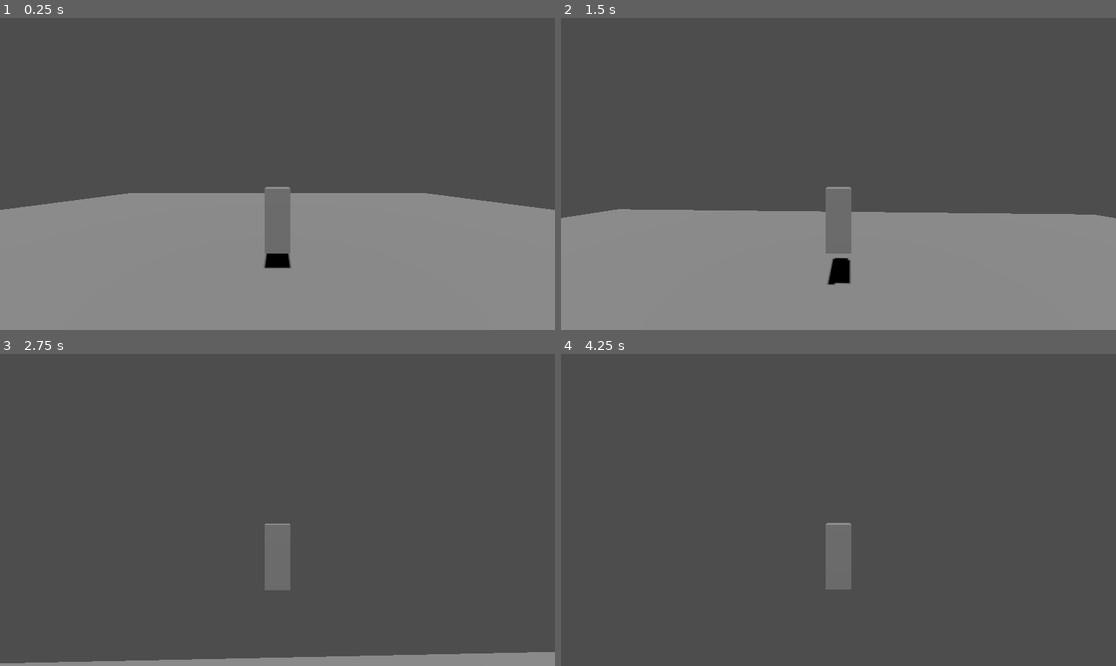
Above: before the commit, frames 1-4 (two rows, left to right).
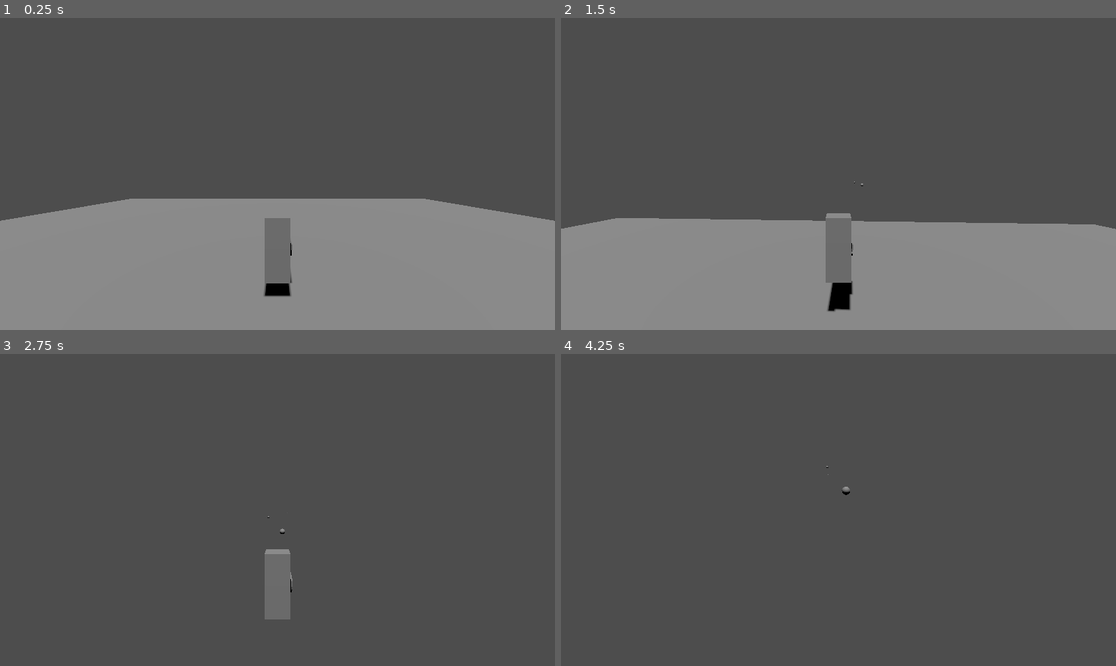
Above: after the commit, the same moments.

Repository: sarisman84/BrackeysGJ2024.2
Game: Godot game, scene res://Level/s_player_test.tscn
The game is run twice, just before and just after one commit, with the same random seed, the same clock (stepped at 60 frames per second) and the same inputs. The project has no main scene, so this scene is started directly.
Inputs (mouse positions are in pixels of both pictures, inside the frame that each line leads up to):
- Up to frame 1 (0.25 s): no input
- Up to frame 2 (1.5 s): move the mouse to (866, 174) at 0.52 s; press the mouse at (866, 174) at 0.53 s; hold W (move_forward) from 0.53 s (still down); tap Space (jump) at 0.77 s; move the mouse to (810, 174) at 1.27 s; release the mouse at (810, 174) at 1.28 s; click (810, 174) at 1.35 s
- Up to frame 3 (2.75 s): keep holding W (move_forward); tap Space (jump) at 1.52 s; move the mouse to (288, 503) at 2.02 s; press the mouse at (288, 503) at 2.03 s
- Up to frame 4 (4.25 s): keep holding W (move_forward); move the mouse to (832, 516) at 2.77 s; release the mouse at (832, 516) at 2.78 s; click (832, 516) at 2.85 s; tap Space (jump) at 3.02, 3.77 s; tap Enter at 3.5 s; move the mouse to (877, 513) at 3.52 s; press the mouse at (877, 513) at 3.53 s

The runs differ from the first frame. In frame 1, 3.2% of the frame differs, in the area x 0-100%, y 54-90%; in frame 2, 4.1%, in the area x 0-100%, y 52-95%; in frame 3, 3.6%; in frame 4, 1.0%.

Commit message:
Implemented Weapon Manager and Machine Gun. Tied Player Input to Weapon System.

Diff:
--- a/Player/Scripts/avatar_controller.gd
+++ b/Player/Scripts/avatar_controller.gd
@@ -12,6 +12,7 @@
 
 @onready var camera = %camera
 @onready var model = $model
+@onready var weapon_manager = %weapon_manager
 
 
 var m_gravity = ProjectSettings.get_setting("physics/3d/default_gravity")
@@ -54,7 +55,8 @@
 	var cam_dir = camera.global_basis.z
 	const ROTATION_SMOOTHING := 25
 	model.rotation.y = lerp(model.rotation.y, atan2(cam_dir.x, cam_dir.z), ROTATION_SMOOTHING * delta)
-	pass
+
+	weapon_manager.fire_input = Input.is_action_pressed("weapon_fire")
 
 func m_calculate_input_direction() -> Vector3:
 	var local_dir = Vector3(Input.get_axis("move_left", "move_right"), 0, Input.get_axis("move_forward", "move_backward"))
--- a/Player/Scripts/camera_controller.gd
+++ b/Player/Scripts/camera_controller.gd
@@ -3,6 +3,7 @@
 @export var mouse_sensitivity : float = 0.001
 
 @onready var pitch_pivot = $pitch_pivot
+@onready var weapon_manager = %weapon_manager
 
 var m_mouse_delta : Vector2
 
@@ -17,7 +18,9 @@
 	rotate_y(m_mouse_delta.x)
 	pitch_pivot.rotate_x(m_mouse_delta.y)
 	pitch_pivot.rotation.x = clamp(pitch_pivot.rotation.x, -0.5, 0.5)
-
+	if weapon_manager.selected_weapon != null:
+		weapon_manager.selected_weapon.rotate_x(m_mouse_delta.y)
+		weapon_manager.selected_weapon.rotation.x = clamp(pitch_pivot.rotation.x, -0.5, 0.5)
 	m_mouse_delta = Vector2.ZERO
 
 func _unhandled_input(event : InputEvent) -> void:
--- a/Player/p_player.tscn
+++ b/Player/p_player.tscn
@@ -1,7 +1,9 @@
-[gd_scene load_steps=5 format=3 uid="uid://clmojr6n6jc32"]
+[gd_scene load_steps=7 format=3 uid="uid://clmojr6n6jc32"]
 
 [ext_resource type="Script" path="res://Player/Scripts/avatar_controller.gd" id="1_f0er1"]
 [ext_resource type="Script" path="res://Player/Scripts/camera_controller.gd" id="2_4jt2a"]
+[ext_resource type="PackedScene" uid="uid://6klxf7f7gsbv" path="res://Weapons/p_weapon_manager.tscn" id="3_h2gkg"]
+[ext_resource type="PackedScene" uid="uid://bo5hm4bfndpx7" path="res://Weapons/p_machine_gun.tscn" id="4_stvfv"]
 
 [sub_resource type="CapsuleShape3D" id="CapsuleShape3D_55xom"]
 
@@ -15,7 +17,7 @@
 shape = SubResource("CapsuleShape3D_55xom")
 
 [node name="camera_anchor" type="Node3D" parent="."]
-transform = Transform3D(1, 0, 0, 0, 1, 0, 0, 0, 1, 0, 1.09411, 0)
+transform = Transform3D(1, 0, 0, 0, 1, 0, 0, 0, 1, 0, 1.77218, 0)
 script = ExtResource("2_4jt2a")
 
 [node name="pitch_pivot" type="SpringArm3D" parent="camera_anchor"]
@@ -28,6 +30,12 @@
 [node name="model" type="CSGBox3D" parent="."]
 size = Vector3(0.6, 1.5, 0.6)
 
-[node name="CSGBox3D" type="CSGBox3D" parent="model"]
+[node name="eyes" type="CSGBox3D" parent="model"]
 transform = Transform3D(1, 0, 0, 0, 1, 0, 0, 0, 1, 0, 0.519177, -0.124023)
 size = Vector3(0.540039, 0.147461, 0.751953)
+
+[node name="weapon_manager" parent="model" instance=ExtResource("3_h2gkg")]
+unique_name_in_owner = true
+transform = Transform3D(1, 0, 0, 0, 1, 0, 0, 0, 1, 0.345628, 0, -0.292966)
+
+[node name="machine_gun" parent="model/weapon_manager" instance=ExtResource("4_stvfv")]
--- /dev/null
+++ b/Weapons/Bullets/Scripts/default_bullet.gd
@@ -0,0 +1,22 @@
+extends Node3D
+
+var m_direction : Vector3
+@export var lifetime : float
+
+var m_internal_clock : float = 3.0
+
+func _ready() -> void:
+	m_internal_clock = lifetime
+
+func init() -> void:
+	m_direction = global_basis.z
+
+func _process(_delta : float) -> void:
+	m_internal_clock -= _delta
+	if m_internal_clock <= 0:
+		queue_free()
+		return
+	position += m_direction
+
+func _on_hurtbox_body_entered(body : Variant) -> void:
+	queue_free()
--- /dev/null
+++ b/Weapons/Bullets/p_default_bullet.tscn
@@ -0,0 +1,19 @@
+[gd_scene load_steps=3 format=3 uid="uid://cbkeumql2bbb0"]
+
+[ext_resource type="Script" path="res://Weapons/Bullets/Scripts/default_bullet.gd" id="1_wc2mv"]
+
+[sub_resource type="SphereShape3D" id="SphereShape3D_g3eww"]
+
+[node name="default_bullet" type="Node3D"]
+script = ExtResource("1_wc2mv")
+lifetime = 3.0
+
+[node name="hurtbox" type="Area3D" parent="."]
+
+[node name="shape" type="CollisionShape3D" parent="hurtbox"]
+shape = SubResource("SphereShape3D_g3eww")
+
+[node name="model" type="CSGSphere3D" parent="."]
+radius = 0.195504
+
+[connection signal="body_entered" from="hurtbox" to="." method="_on_hurtbox_body_entered"]
--- /dev/null
+++ b/Weapons/Scripts/base_weapon.gd
@@ -0,0 +1,10 @@
+extends Node3D
+class_name BaseWeapon
+
+@export var fire_rate : float = 0.5
+@export var clip_size : int = 10
+@export var barrel_node : Node3D
+
+# Virtual function
+func fire() -> void:
+	pass
--- /dev/null
+++ b/Weapons/Scripts/machine_gun.gd
@@ -0,0 +1,13 @@
+extends BaseWeapon
+
+@export var damage : float = 1.0
+@export var bullet_instance : PackedScene
+
+func fire() -> void:
+	assert(bullet_instance)
+	var ins = bullet_instance.instantiate() as Node3D
+	get_tree().root.add_child(ins)
+	ins.global_position = barrel_node.global_position
+	ins.look_at(ins.transform.origin + barrel_node.global_basis.z, Vector3.UP)
+	ins.init()
+	pass
--- /dev/null
+++ b/Weapons/Scripts/weapon_manager.gd
@@ -0,0 +1,36 @@
+extends Node3D
+
+var m_weapon_inventory : Array[BaseWeapon]
+
+var m_internal_clock : float
+
+var selected_weapon : BaseWeapon :
+	get():
+		if m_weapon_inventory.is_empty():
+			return null
+		return m_weapon_inventory[selected_weapon_index]
+
+var fire_input : bool
+var selected_weapon_index : int :
+	set(value):
+		m_weapon_inventory[selected_weapon_index].visible = false
+		selected_weapon_index = value
+		m_internal_clock = 0
+		m_weapon_inventory[selected_weapon_index].visible = true
+
+func _ready() -> void:
+	for child in get_children():
+		if child is BaseWeapon:
+			m_weapon_inventory.append(child)
+			child.visible = false
+	selected_weapon_index = 0
+
+func _process(_delta : float) -> void:
+	m_internal_clock -= _delta
+	m_internal_clock = max(m_internal_clock, 0)
+
+	if m_internal_clock == 0 and fire_input:
+		assert(not m_weapon_inventory.is_empty())
+		var weapon = m_weapon_inventory[selected_weapon_index]
+		weapon.fire()
+		m_internal_clock = weapon.fire_rate
--- /dev/null
+++ b/Weapons/p_machine_gun.tscn
@@ -0,0 +1,23 @@
+[gd_scene load_steps=3 format=3 uid="uid://bo5hm4bfndpx7"]
+
+[ext_resource type="Script" path="res://Weapons/Scripts/machine_gun.gd" id="1_lsh8r"]
+[ext_resource type="PackedScene" uid="uid://cbkeumql2bbb0" path="res://Weapons/Bullets/p_default_bullet.tscn" id="2_qgu1u"]
+
+[node name="machine_gun" type="Node3D" node_paths=PackedStringArray("barrel_node")]
+script = ExtResource("1_lsh8r")
+bullet_instance = ExtResource("2_qgu1u")
+barrel_node = NodePath("barrel")
+
+[node name="model" type="CSGCombiner3D" parent="."]
+transform = Transform3D(1, 0, 0, 0, 1, 0, 0, 0, 1, 0, -0.0259553, 0)
+
+[node name="CSGBox3D" type="CSGBox3D" parent="model"]
+transform = Transform3D(1, 0, 0, 0, 1, 0, 0, 0, 1, 0, 0.0231934, -0.0625)
+size = Vector3(0.0393066, 0.129395, 0.875)
+
+[node name="CSGBox3D2" type="CSGBox3D" parent="model"]
+transform = Transform3D(1, 0, 0, 0, 0.707107, -0.707107, 0, 0.707107, 0.707107, 0, -0.113217, 0.0325572)
+size = Vector3(0.0393066, 0.129395, 0.348877)
+
+[node name="barrel" type="Node3D" parent="."]
+transform = Transform3D(1, 0, 0, 0, 1, 0, 0, 0, 1, 0, 0, -0.836246)
--- /dev/null
+++ b/Weapons/p_weapon_manager.tscn
@@ -0,0 +1,6 @@
+[gd_scene load_steps=2 format=3 uid="uid://6klxf7f7gsbv"]
+
+[ext_resource type="Script" path="res://Weapons/Scripts/weapon_manager.gd" id="1_0q11q"]
+
+[node name="weapon_manager" type="Node3D"]
+script = ExtResource("1_0q11q")
